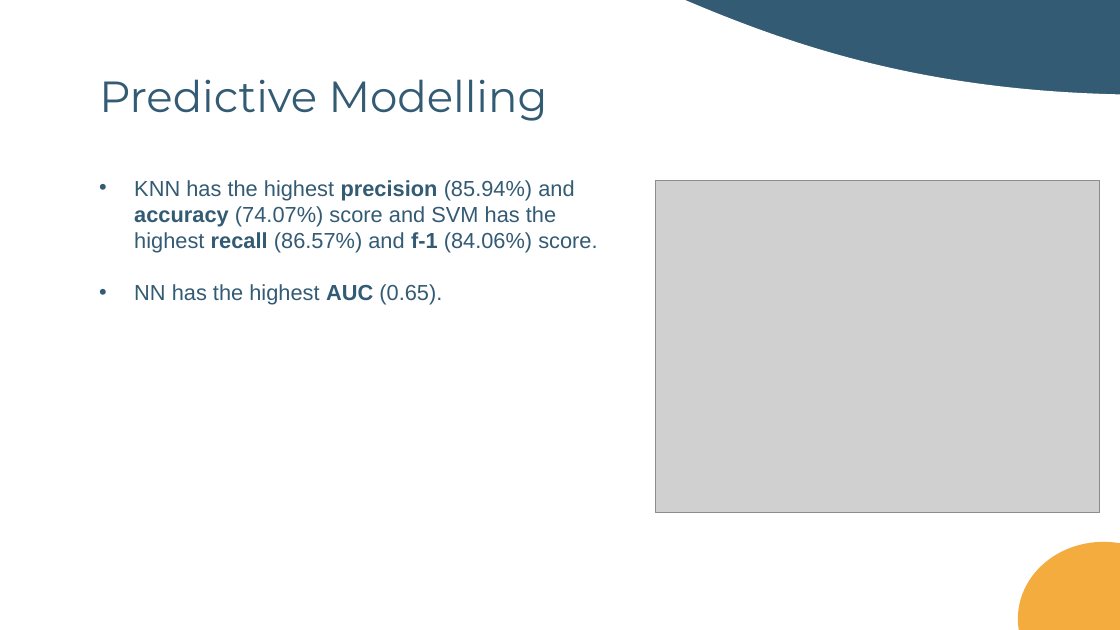
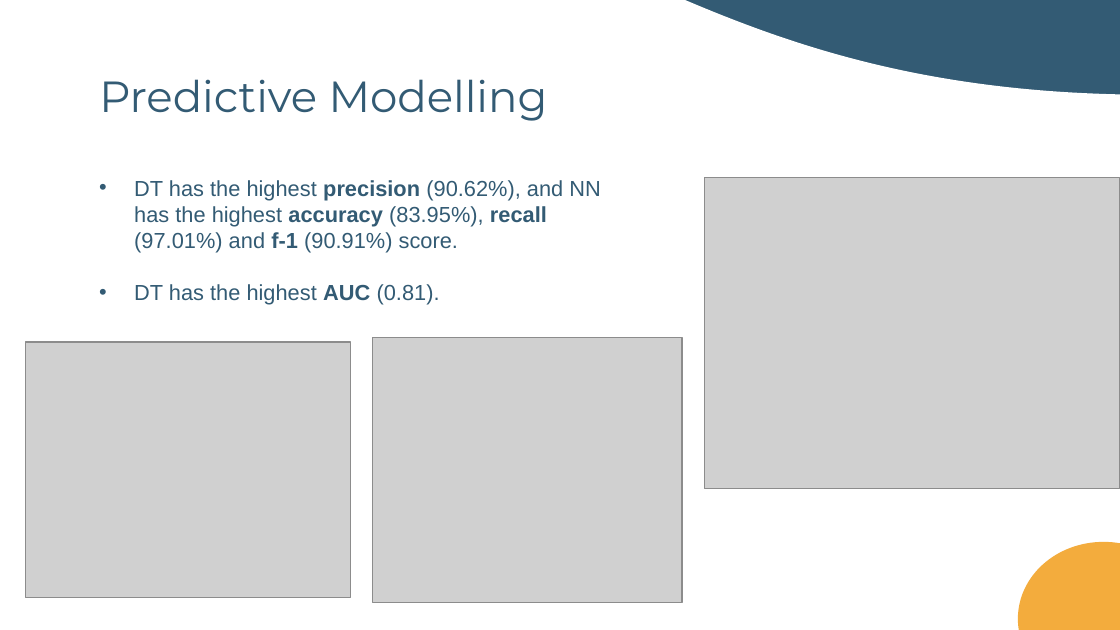
Before and after one commit to DanielaTomas/FCUP-DM1, a slide deck: slide 10 of docs/DM1.pptx. Drawn at 1120x630 pixels with LibreOffice and Linux fonts; fonts in the diff are those of the drawing; grey boxes stand for pictures. Boxes give left, top, right and bottom in pixels: in the first picture for what was removed or moved away, otherwise in the second. Text is boxed around its words. In the diff, an @@ line names an element or a change of style, - is before the commit and + after.

```diff
--- a/docs/DM1.pptx
+++ b/docs/DM1.pptx
@@ picture: place and size @@
-picture at [655,180,1099,513]
+picture at [704,177,1120,488]
@@ text at [134,180,600,305]: text changed @@
-• KNN has the highest precision (85.94%) and accuracy (74.07%) score and SVM has the highest recall (86.57%) and f-1 (84.06%) score.
-• NN has the highest AUC (0.65).
+• DT has the highest precision (90.62%), and NN has the highest accuracy (83.95%), recall (97.01%) and f-1 (90.91%) score.
+• DT has the highest AUC (0.81).
@@ picture added at [26,342,351,597] @@
@@ picture added at [373,337,682,603] @@
```
Also in this commit, not shown: 2 other slides changed, 5 slides added, 5 slides removed, 2 other files.
